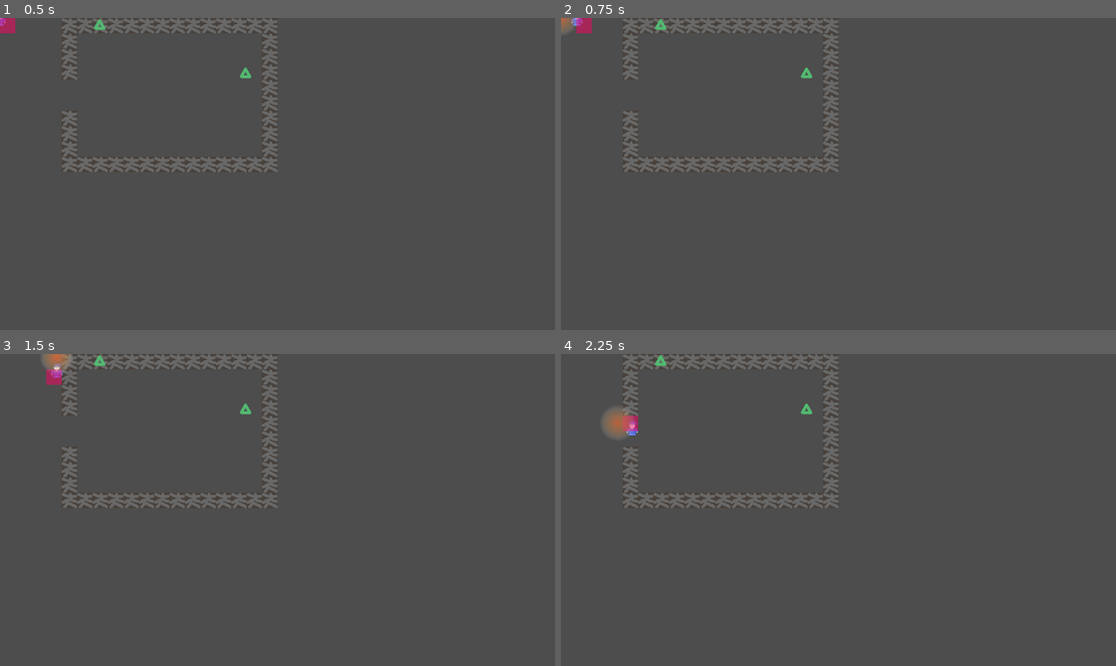
Above: before the commit, frames 1-4 (two rows, left to right).
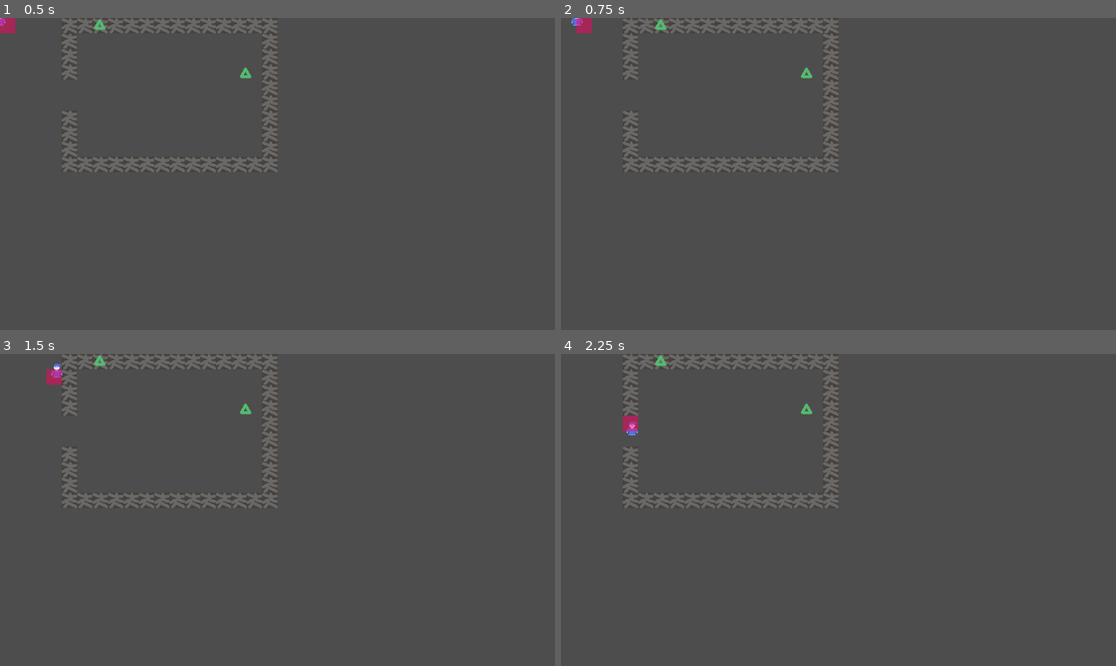
Above: after the commit, the same moments.

Repository: JoshuaKlot/gdg-game-jam-5
Game: Godot game, scene res://scene/game.tscn
Two runs of this game, one before a commit and one after it. Both use one fixed random seed, a clock stepped at 60 frames per second and the inputs below.
Inputs:
- Up to frame 1 (0.5 s): no input
- Up to frame 2 (0.75 s): tap Enter at 0.5 s; hold D (p_right) from 0.53 s (still down); hold Space (p_cast) from 0.53 s (still down)
- Up to frame 3 (1.5 s): release D (p_right) at 1.28 s; release Space (p_cast) at 1.28 s; hold S (p_down) from 1.28 s (still down); tap Space (p_cast) at 1.35 s
- Up to frame 4 (2.25 s): release S (p_down) at 2.03 s; hold D (p_right) from 2.03 s (still down); hold Space (p_cast) from 2.03 s (still down)

Frame 1 is identical in both runs. In frame 2, 0.1% of the frame differs, in the area x 0-3%, y 0-5%; in frame 3, 0.2%; in frame 4, 0.4%, in the area x 7-14%, y 17-27%.

Commit message:
better Global (now _G) ergonomics and consistency
only true roblox-chads know

Diff:
--- a/globals.gd
+++ b/globals.gd
@@ -1,11 +1,12 @@
 extends Node
 
-enum SigNames {
-	Fire,
+enum Spell {
+	FIRE,
 }
-
-var sigils: Dictionary[int, bool] = {}
-
-var spells: Dictionary[int, PackedScene] = {
-	SigNames.Fire: preload("res://scene/fire_spell.tscn")
+const sigil_atlas_coords: Dictionary[int, Vector2i] = {
+	Spell.FIRE: Vector2i(0, 0),
 }
+var collected_sigils: Dictionary[int, bool] = {}
+var spell_scenes: Dictionary[int, PackedScene] = {
+	Spell.FIRE: preload("res://scene/fire_spell.tscn")
+}
--- a/project.godot
+++ b/project.godot
@@ -17,7 +17,7 @@
 
 [autoload]
 
-Globals="*res://globals.gd"
+_G="*res://globals.gd"
 
 [global_group]
 
--- a/scene/fire_spell.gd
+++ b/scene/fire_spell.gd
@@ -8,13 +8,13 @@
 @onready var collision: CollisionShape2D = $CollisionShape2D
 @onready var sprite: Sprite2D = $Sprite2D
 
+var lifetime_inv: float
 var alive_for: float = 0
 
 func _ready() -> void:
-	pass
+	lifetime_inv = 1 / lifetime
 
 func _physics_process(delta: float) -> void:
-	var lifetime_inv = 1 / lifetime
 	if thrown:
 		pass
 	else:
--- a/scene/player.gd
+++ b/scene/player.gd
@@ -30,8 +30,9 @@
 
 func _unhandled_input(event: InputEvent) -> void:
 	if event.is_action_pressed("p_cast"):
-		var spell = Globals.spells.get(Globals.SigNames.Fire).instantiate()
+		var spell = _G.spell_scenes.get(_G.Spell.FIRE).instantiate()
 		spell.global_position = position
+		spell.lifetime = 0.1
 
 		get_tree().root.add_child(spell)
 
@@ -48,9 +49,10 @@
 	var player_tile := to_tile_pos(position)
 	debug_infront_tile.global_position = player_tile * sigil_layer.tile_set.tile_size
 
+	const SIGIL_GLOW := Color(2, 2, 2, 1)
 	if near_sigil(player_tile):
 		debug_infront_tile.self_modulate = Color.GREEN
-		sigil_layer.self_modulate = Color.GREEN
+		sigil_layer.self_modulate = SIGIL_GLOW
 	else:
 		debug_infront_tile.self_modulate = Color.WHITE
 		sigil_layer.self_modulate = Color.WHITE
--- a/scene/torch.gd
+++ b/scene/torch.gd
@@ -1,7 +1,6 @@
 extends AnimatedSprite2D
 
 @onready var area: Area2D = $Area2D
-@onready var flame_audio: AudioStreamPlayer2D = $FlameAudio
 
 var on_fire := false
 
@@ -10,14 +9,11 @@
 	if a.is_in_group("Flaming"):
 		enflame()
 
-# Called when the node enters the scene tree for the first time.
 func _ready() -> void:
 	area.area_entered.connect(_area_entered)
-	pass # Replace with function body.
 
 func enflame() -> void:
 	if not on_fire:
-		# Do stuff: play ignition sound
+		# TODO: ignitiion sfx, play a looping sfx after?
 		on_fire = true
 		animation = "lit"
-		flame_audio.play()
--- a/scene/torch.tscn
+++ b/scene/torch.tscn
@@ -1,9 +1,8 @@
-[gd_scene load_steps=9 format=3 uid="uid://beppvlffivbr4"]
+[gd_scene load_steps=8 format=3 uid="uid://beppvlffivbr4"]
 
 [ext_resource type="Texture2D" uid="uid://c1vnxeinu0v3u" path="res://asset/environment.png" id="1_icg1l"]
 [ext_resource type="Script" uid="uid://cq81ghyyvy0nf" path="res://scene/torch.gd" id="1_lf4n2"]
 [ext_resource type="Texture2D" uid="uid://du815u4w13fvj" path="res://asset/sigils.png" id="2_36k3j"]
-[ext_resource type="AudioStream" uid="uid://dt1meknx8qt7y" path="res://asset/heat_loop1-105627.mp3" id="4_36k3j"]
 
 [sub_resource type="AtlasTexture" id="AtlasTexture_36k3j"]
 atlas = ExtResource("1_icg1l")
@@ -45,7 +44,3 @@
 
 [node name="CollisionShape2D" type="CollisionShape2D" parent="Area2D"]
 shape = SubResource("RectangleShape2D_icg1l")
-
-[node name="FlameAudio" type="AudioStreamPlayer2D" parent="."]
-stream = ExtResource("4_36k3j")
-parameters/looping = true
